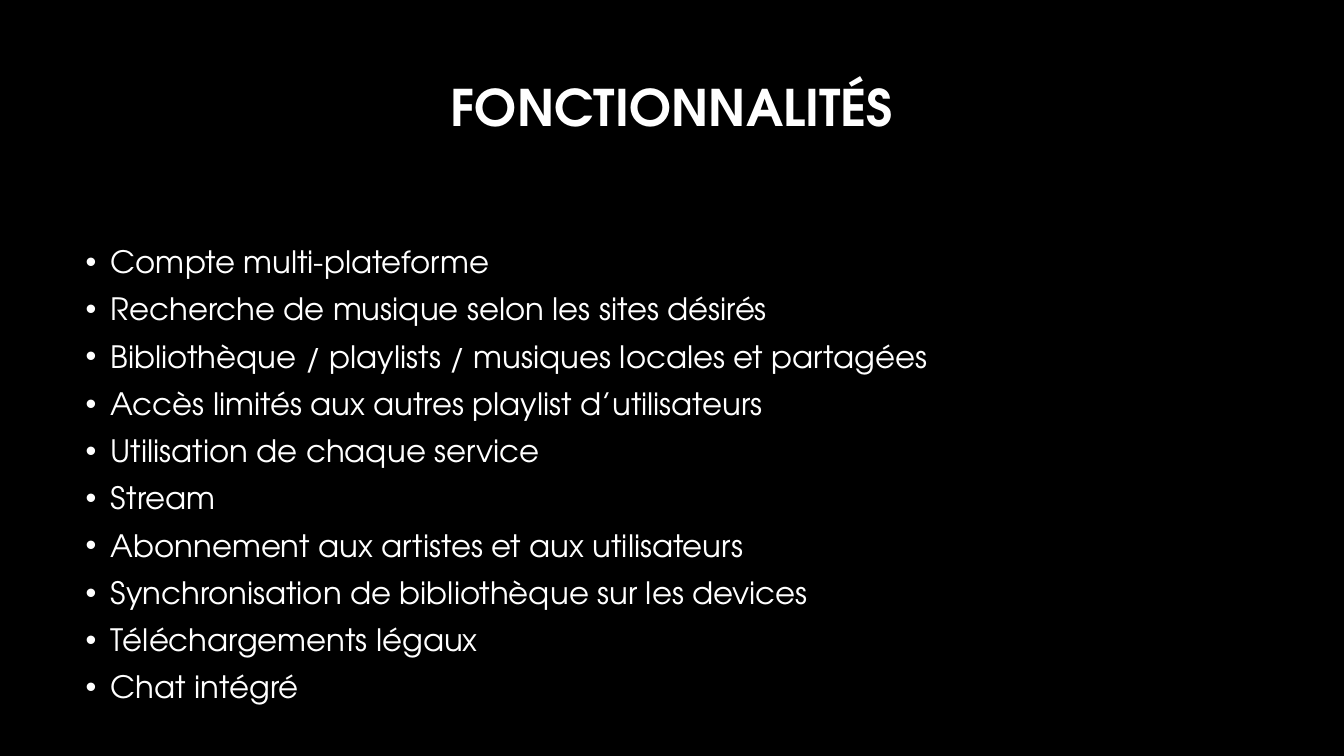
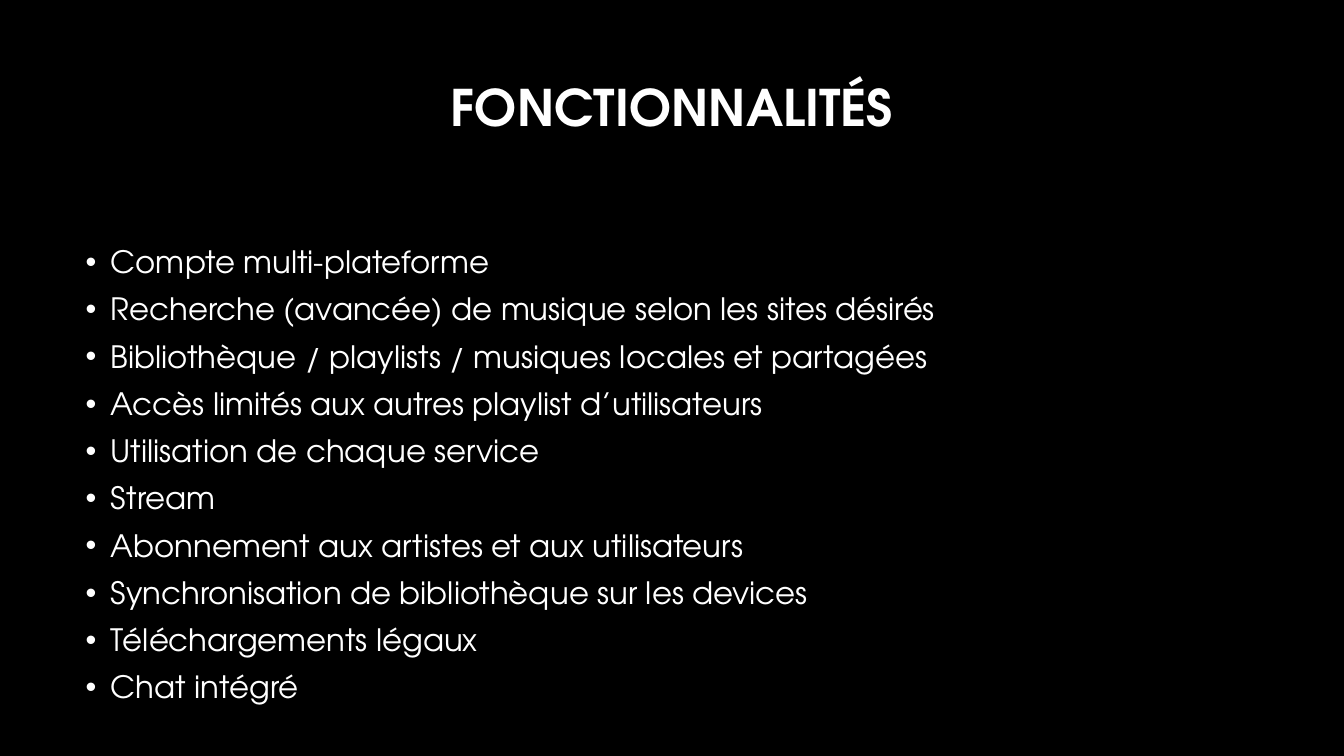
Before and after one commit to mistrale/everywhere, a slide deck: slide 3 of Presentation.odp. Drawn at 1344x756 pixels with LibreOffice and Linux fonts; fonts in the diff are those of the drawing; background and template pictures are left out. Boxes give left, top, right and bottom in pixels: in the first picture for what was removed or moved away, otherwise in the second. Text is boxed around its words. In the diff, an @@ line names an element or a change of style, - is before the commit and + after.

```diff
--- a/Presentation.odp
+++ b/Presentation.odp
@@ text at (111, 296, 935, 327): text changed @@
-• Recherche de musique selon les sites désirés
+• Recherche (avancée) de musique selon les sites désirés
```
Also in this commit, not shown: 2 other slides changed, 3 other files.
